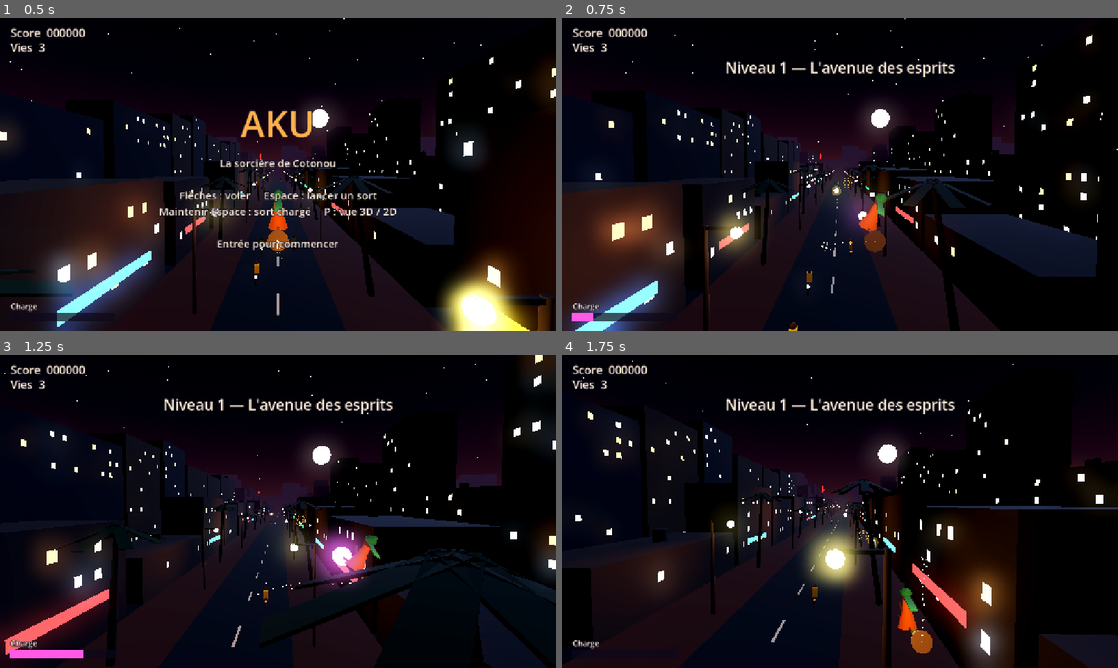
Above: before the commit, frames 1-4 (two rows, left to right).
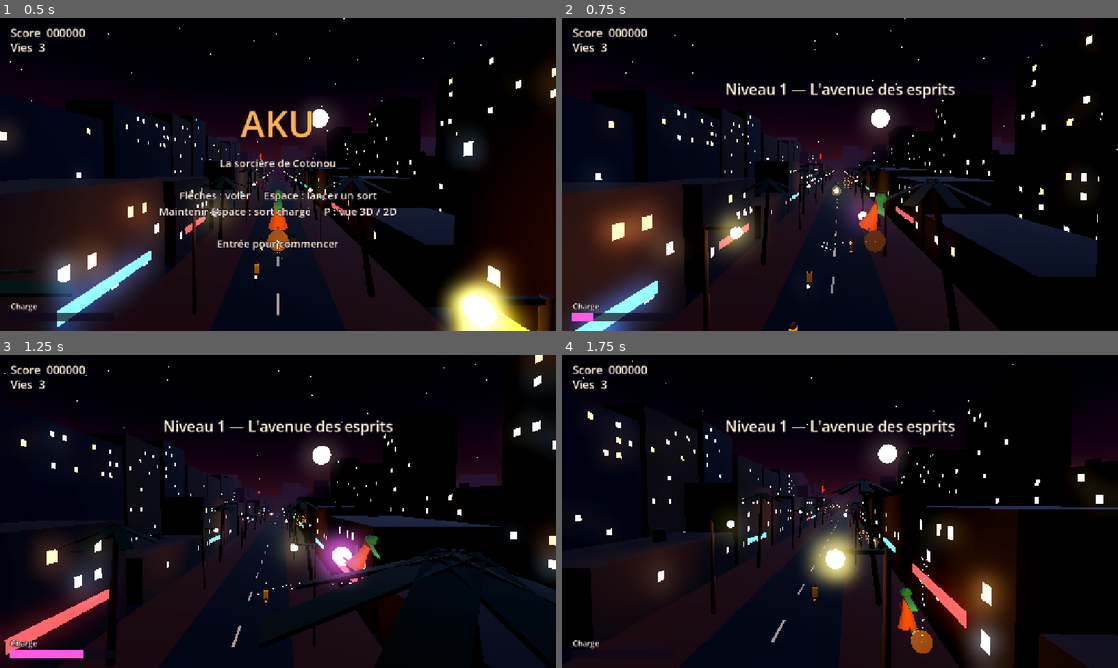
Above: after the commit, the same moments.

Repository: Aliancecore/aku_game
Game: Godot game, scene res://scenes/main.tscn
Two runs of this game, one before a commit and one after it. Both use one fixed random seed, a clock stepped at 60 frames per second and the inputs below.
Inputs:
- Up to frame 1 (0.5 s): no input
- Up to frame 2 (0.75 s): tap Enter (start) at 0.5 s; hold Right (move_right) from 0.53 s (still down); hold Space (shoot) from 0.53 s (still down)
- Up to frame 3 (1.25 s): keep holding Right (move_right); keep holding Space (shoot); tap Enter (start) at 0.8 s
- Up to frame 4 (1.75 s): release Right (move_right) at 1.28 s; release Space (shoot) at 1.28 s; hold Down (move_down) from 1.28 s (still down); tap Enter (start) at 1.35 s; tap Space (shoot) at 1.55 s

Frame 1 is identical in both runs. In frame 2, 1.5% of the frame differs, in the area x 29-71%, y 13-26%; in frame 3, 1.5%; in frame 4, 1.5%.

Commit message:
feat: bonus lâchés par les esprits (force, boules, vitesse, cadence, vie, bouclier)
Les esprits vaincus lâchent des bonus qui dérivent vers la sorcière, avec
un aimant à courte portée. Force, boules de feu en éventail, vitesse et
cadence se cumulent jusqu'au niveau 4 ; vie et bouclier sont ponctuels.
Le boss gagne de la vie selon la puissance de la sorcière. Fonctionne
dans les deux vues (3D et 2D).

Co-Authored-By: Claude Sonnet 5.5 <noreply@anthropic.com>

Diff:
--- /dev/null
+++ b/scripts/bonus.gd
@@ -0,0 +1,67 @@
+class_name Bonus
+extends Node3D
+## Un bonus lâché par un esprit vaincu. Il dérive vers la sorcière (groupe "bonuses") ;
+## game.gd gère le ramassage et l'attraction (aimant).
+
+const KINDS := {
+	"force": {"label": "FORCE", "color": Color(1.0, 0.25, 0.2), "weight": 22},
+	"boules": {"label": "BOULES", "color": Color(1.0, 0.65, 0.1), "weight": 22},
+	"vitesse": {"label": "VITESSE", "color": Color(0.2, 0.85, 1.0), "weight": 18},
+	"cadence": {"label": "CADENCE", "color": Color(0.8, 1.0, 0.2), "weight": 18},
+	"vie": {"label": "VIE", "color": Color(1.0, 0.45, 0.75), "weight": 8},
+	"bouclier": {"label": "BOUCLIER", "color": Color(0.5, 0.6, 1.0), "weight": 12},
+}
+
+var kind := "force"
+var _t := 0.0
+var _ring: MeshInstance3D
+var _core: MeshInstance3D
+
+
+## Tirage au sort pondéré : les bonus de puissance tombent plus souvent que la vie.
+static func random_kind() -> String:
+	var total := 0
+	for k in KINDS:
+		total += int(KINDS[k]["weight"])
+	var roll := randi() % total
+	for k in KINDS:
+		roll -= int(KINDS[k]["weight"])
+		if roll < 0:
+			return k
+	return "force"
+
+
+func setup(p_kind: String, pos: Vector3) -> void:
+	kind = p_kind
+	position = pos
+	add_to_group("bonuses")
+	var color: Color = KINDS[kind]["color"]
+
+	_core = Fx.mesh(self, Fx.sphere(0.5, 14), Fx.mat(color, 4.0))
+	Fx.mesh(self, Fx.sphere(0.85, 14), Fx.mat(Color(color, 0.22), 2.0, true))
+	var torus := TorusMesh.new()
+	torus.inner_radius = 0.95
+	torus.outer_radius = 1.05
+	_ring = Fx.mesh(self, torus, Fx.mat(color, 3.0), Vector3.ZERO, Vector3(PI / 3.0, 0.0, 0.0))
+
+	var label := Label3D.new()
+	label.text = KINDS[kind]["label"]
+	label.font_size = 56
+	label.pixel_size = 0.011
+	label.billboard = BaseMaterial3D.BILLBOARD_ENABLED
+	label.no_depth_test = true
+	label.modulate = color.lightened(0.4)
+	label.outline_size = 10
+	label.outline_modulate = Color(0.03, 0.01, 0.08)
+	label.position = Vector3(0.0, 1.6, 0.0)
+	add_child(label)
+
+
+func _physics_process(delta: float) -> void:
+	_t += delta
+	position.z += GameConfig.BONUS_DROP_SPEED * delta
+	_core.scale = Vector3.ONE * (1.0 + 0.15 * sin(_t * 7.0))
+	_ring.rotation.y += delta * 3.0
+	_ring.rotation.z += delta * 1.5
+	if position.z > GameConfig.DESPAWN_Z:
+		queue_free()
--- a/scripts/config.gd
+++ b/scripts/config.gd
@@ -50,8 +50,22 @@
 const CHARGED_SHOT_RADIUS := 1.4
 const CHARGED_SHOT_DAMAGE := 5          ## Traverse les esprits.
 
+# Bonus lâchés par les esprits. Force, boules, vitesse et cadence se cumulent jusqu'à MAX_POWER.
+const MAX_POWER := 4                    ## Niveau maximum de chaque bonus cumulable.
+const MAX_LIVES := 5
+const BONUS_DROP_SPEED := 11.0          ## Les bonus dérivent vers la sorcière (+Z).
+const BONUS_PICKUP_RADIUS := 1.4        ## Distance de ramassage (en plus du rayon de la sorcière).
+const BONUS_MAGNET_RANGE := 7.0         ## Près de la sorcière, un bonus est attiré vers elle.
+const BONUS_MAGNET_SPEED := 16.0
+const SHIELD_TIME := 6.0                ## Secondes d'invincibilité du bouclier.
+const SPEED_PER_LEVEL := 0.15           ## +15 % de vitesse de vol par niveau.
+const CADENCE_PER_LEVEL := 0.25         ## +25 % de cadence de tir par niveau.
+const SHOT_SPREAD_ANGLE := 0.07         ## Écart (radians) entre deux boules de l'éventail.
+const SHOT_SPREAD_OFFSET := 0.45        ## Écart (mètres) entre deux boules au départ.
+const BOSS_POWER_SCALE := 0.3           ## Le boss gagne 30 % de vie par niveau de bonus de la sorcière.
+
 # Esprits.
-const SPIRIT_SPEED := 22.0              ## Vitesse d'approche vers la caméra.
+const SPIRIT_SPEED := 22.0             ## Vitesse d'approche vers la caméra.
 const SPIRIT_RADIUS := 1.2
 const SINE_AMPLITUDE := 4.0             ## Largeur de la vague.
 const SINE_FREQUENCY := 0.4             ## Vagues par seconde.
--- a/scripts/enemy.gd
+++ b/scripts/enemy.gd
@@ -8,6 +8,7 @@
 var max_health := 1
 var radius := 1.0
 var score := 100
+var drop_chance := 0.0      ## Probabilité de lâcher un bonus quand il est vaincu.
 var color := Color.WHITE
 
 
--- a/scripts/game.gd
+++ b/scripts/game.gd
@@ -37,6 +37,8 @@
 var _start_level := 0
 var _start_time := 0.0
 var _start_side := false
+var _start_power := 0
+var _drop_all := false          ## Chaque esprit vaincu lâche un bonus (pour tester).
 var _auto_t := 0.0
 
 
@@ -69,6 +71,8 @@
 			+ "Maintenir Espace : sort chargé     P : vue 3D / 2D\n\nEntrée pour commencer")
 
 	_read_cli()
+	for kind in witch.power:
+		witch.power[kind] = _start_power
 	if _start_side:
 		_set_side_view(true, false)
 		_view_blend = 1.0
@@ -95,6 +99,7 @@
 	_reticle.position = witch.muzzle() + Vector3(0, 0, -GameConfig.RETICLE_DISTANCE)
 	_reticle.visible = witch.controls_enabled and not side_view
 	hud.update_stats(score, lives, witch.charge / GameConfig.CHARGE_TIME, boss)
+	hud.set_bonuses(_bonus_text())
 
 
 func _physics_process(delta: float) -> void:
@@ -104,8 +109,10 @@
 		State.PLAYING:
 			_run_level(delta)
 			_check_collisions()
+			_update_bonuses(delta)
 		State.LEVEL_CLEAR:
 			_check_collisions()
+			_update_bonuses(delta)
 			_clear_timer -= delta
 			if _clear_timer <= 0.0:
 				_load_level(level_index + 1)
@@ -221,6 +228,9 @@
 	if kind == "boss":
 		boss = Boss.new()
 		boss.setup(self, y)
+		# Plus la sorcière a de bonus, plus le boss est résistant : le combat reste un défi.
+		boss.health = int(boss.health * (1.0 + GameConfig.BOSS_POWER_SCALE * witch.total_power()))
+		boss.max_health = boss.health
 		world.add_child(boss)
 		hud.flash(GameConfig.BOSS_NAME)
 		return
@@ -324,7 +334,65 @@
 			_burst(enemy.position + offset, enemy.color, 10.0)
 		for shot in get_tree().get_nodes_in_group("enemy_shots"):
 			shot.queue_free()
+	elif _drop_all or randf() < enemy.drop_chance:
+		var bonus := Bonus.new()
+		bonus.setup(Bonus.random_kind(), enemy.position)
+		world.add_child(bonus)
 	enemy.queue_free()
+
+
+# --- Bonus ------------------------------------------------------------------------
+
+## Attire les bonus proches de la sorcière et les ramasse quand elle les touche.
+func _update_bonuses(delta: float) -> void:
+	if not witch.controls_enabled:
+		return
+	for node in get_tree().get_nodes_in_group("bonuses"):
+		var bonus := node as Bonus
+		if bonus.is_queued_for_deletion():
+			continue
+		var to := _flat(witch.position) - _flat(bonus.position)
+		var dist := to.length()
+		if dist < witch.radius + GameConfig.BONUS_PICKUP_RADIUS:
+			_collect(bonus)
+		elif dist < GameConfig.BONUS_MAGNET_RANGE:
+			bonus.position += to.normalized() * GameConfig.BONUS_MAGNET_SPEED * delta
+
+
+func _collect(bonus: Bonus) -> void:
+	var info: Dictionary = Bonus.KINDS[bonus.kind]
+	var text: String = info["label"]
+	match bonus.kind:
+		"vie":
+			if lives < GameConfig.MAX_LIVES:
+				lives += 1
+				text = "+1 VIE"
+			else:
+				score += 500
+				text = "VIE MAX  +500"
+		"bouclier":
+			witch.apply_bonus("bouclier")
+			text = "BOUCLIER"
+		_:
+			if witch.apply_bonus(bonus.kind):
+				text = "%s +%d" % [text, witch.power[bonus.kind]]
+			else:
+				score += 200
+				text = "%s MAX  +200" % text
+	_burst(bonus.position, info["color"], 2.5)
+	hud.toast(text, info["color"])
+	bonus.queue_free()
+
+
+## Les bonus actifs, pour l'affichage sous les vies.
+func _bonus_text() -> String:
+	var parts: Array[String] = []
+	for kind in witch.power:
+		if witch.power[kind] > 0:
+			parts.append("%s +%d" % [str(Bonus.KINDS[kind]["label"]).capitalize(), witch.power[kind]])
+	if witch.shield > 0.0:
+		parts.append("Bouclier %d s" % ceili(witch.shield))
+	return "   ".join(parts)
 
 
 func _hurt_player() -> void:
@@ -348,17 +416,27 @@
 # --- Tirs ---------------------------------------------------------------------
 
 func _on_witch_fired(pos: Vector3, charged: bool) -> void:
-	var shot: Shot
 	if charged:
-		shot = Shot.make(pos, Vector3(0, 0, -GameConfig.CHARGED_SHOT_SPEED), Color(1.0, 0.35, 0.9),
+		var big := Shot.make(pos, Vector3(0, 0, -GameConfig.CHARGED_SHOT_SPEED), Color(1.0, 0.35, 0.9),
 				GameConfig.CHARGED_SHOT_RADIUS, "player_shots")
-		shot.damage = GameConfig.CHARGED_SHOT_DAMAGE
-		shot.piercing = true
-	else:
-		shot = Shot.make(pos, Vector3(0, 0, -GameConfig.SHOT_SPEED), Color(1.0, 0.8, 0.3),
-				GameConfig.SHOT_RADIUS, "player_shots")
-		shot.scale = Vector3(1.0, 1.0, 3.0)
-	world.add_child(shot)
+		big.damage = GameConfig.CHARGED_SHOT_DAMAGE + 2 * witch.power["force"]
+		big.piercing = true
+		world.add_child(big)
+		return
+
+	# Le bonus Boules ajoute des boules de feu en éventail. On l'ouvre dans le sens visible :
+	# à l'horizontale en vue 3D (derrière la sorcière), à la verticale en vue 2D (de côté).
+	var count := witch.shot_count()
+	var fan_axis := Vector3.RIGHT if side_view else Vector3.UP
+	var lateral := Vector3.UP if side_view else Vector3.RIGHT
+	for i in count:
+		var k := i - (count - 1) / 2.0
+		var dir := Vector3(0, 0, -1).rotated(fan_axis, k * GameConfig.SHOT_SPREAD_ANGLE)
+		var shot := Shot.make(pos + lateral * k * GameConfig.SHOT_SPREAD_OFFSET, dir * GameConfig.SHOT_SPEED,
+				Color(1.0, 0.8, 0.3), GameConfig.SHOT_RADIUS, "player_shots")
+		shot.damage = witch.damage()
+		shot.basis = Basis.looking_at(dir, Vector3.UP).scaled_local(Vector3(1.0, 1.0, 3.0))
+		world.add_child(shot)
 
 
 ## Un esprit tire une boule vers la sorcière.
@@ -441,6 +519,10 @@
 		elif arg.begins_with("--screenshot="):
 			_shot_path = value
 			_autoplay = true
+		elif arg == "--drop-all":
+			_drop_all = true
+		elif arg.begins_with("--power="):
+			_start_power = clampi(int(value), 0, GameConfig.MAX_POWER)
 		elif arg.begins_with("--view="):
 			_start_side = value == "2d"
 		elif arg.begins_with("--level="):
--- a/scripts/hud.gd
+++ b/scripts/hud.gd
@@ -12,6 +12,9 @@
 var _boss_bar: ProgressBar
 var _boss_name: Label
 var _level_timer := 0.0
+var _bonus_label: Label
+var _toast: Label
+var _toast_timer := 0.0
 
 
 func _ready() -> void:
@@ -19,11 +22,19 @@
 	_score.position = Vector2(24, 16)
 	_lives = _label(26)
 	_lives.position = Vector2(24, 50)
+	_bonus_label = _label(20)
+	_bonus_label.position = Vector2(24, 90)
+
+	_toast = _label(32)
+	_toast.horizontal_alignment = HORIZONTAL_ALIGNMENT_CENTER
+	_toast.anchor_right = 1.0
+	_toast.offset_top = 200
+	_toast.visible = false
 
 	_level = _label(34)
 	_level.horizontal_alignment = HORIZONTAL_ALIGNMENT_CENTER
 	_level.anchor_right = 1.0
-	_level.offset_top = 90
+	_level.offset_top = 140
 	_level.visible = false
 
 	var charge_label := _label(18)
@@ -69,6 +80,10 @@
 
 
 func _process(delta: float) -> void:
+	if _toast_timer > 0.0:
+		_toast_timer -= delta
+		_toast.modulate.a = clampf(_toast_timer / 0.5, 0.0, 1.0)
+		_toast.visible = _toast_timer > 0.0
 	if _level_timer > 0.0:
 		_level_timer -= delta
 		_level.modulate.a = clampf(_level_timer, 0.0, 1.0)
@@ -84,6 +99,20 @@
 	_boss_name.visible = has_boss
 	if has_boss:
 		_boss_bar.value = 100.0 * boss.health / boss.max_health
+
+
+## Liste des bonus actifs, sous les vies.
+func set_bonuses(text: String) -> void:
+	_bonus_label.text = text
+
+
+## Petit message coloré quand on ramasse un bonus.
+func toast(text: String, color: Color) -> void:
+	_toast.text = text
+	_toast.add_theme_color_override("font_color", color.lightened(0.3))
+	_toast_timer = 1.6
+	_toast.modulate.a = 1.0
+	_toast.visible = true
 
 
 func flash(text: String) -> void:
--- a/scripts/spirit.gd
+++ b/scripts/spirit.gd
@@ -31,6 +31,7 @@
 			color = Color(1.0, 0.22, 0.18)
 			health = 3
 			score = 300
+			drop_chance = 0.55
 			radius = 1.5
 			speed = GameConfig.SPIRIT_SPEED * 0.8
 			fire_cooldown = 1.4
@@ -38,6 +39,7 @@
 			color = Color(0.45, 1.0, 0.75)
 			health = 1
 			score = 100
+			drop_chance = 0.2
 			fire_cooldown = 2.6
 	max_health = health
 	_fire_timer = randf_range(0.5, fire_cooldown)
--- a/scripts/witch.gd
+++ b/scripts/witch.gd
@@ -10,6 +10,9 @@
 var side_view := false      ## Vue 2D (touche P) : ←/→ la font avancer/reculer vers la droite/gauche de l'écran.
 var invincible := 0.0
 var charge := 0.0
+## Niveaux des bonus cumulables (0 = aucun, jusqu'à GameConfig.MAX_POWER).
+var power := {"force": 0, "boules": 0, "vitesse": 0, "cadence": 0}
+var shield := 0.0           ## Secondes de bouclier restantes.
 
 var _cooldown := 0.0
 var _charging := false
@@ -17,6 +20,7 @@
 var _tilt: Node3D          ## Roulis et tangage quand elle se déplace.
 var _body: Node3D          ## Le modèle, tourné pour regarder vers -Z.
 var _charge_orb: MeshInstance3D
+var _shield_mesh: MeshInstance3D
 
 
 func _ready() -> void:
@@ -81,10 +85,23 @@
 	_charge_orb = Fx.mesh(_body, Fx.sphere(0.6), Fx.mat(Color(1.0, 0.35, 0.9), 5.0), Vector3(2.3, 0, 0))
 	_charge_orb.visible = false
 
+	# Bulle du bouclier.
+	_shield_mesh = Fx.mesh(self, Fx.sphere(1.9, 20), Fx.mat(Color(0.45, 0.6, 1.0, 0.25), 2.0, true),
+			Vector3(0, 0.6, 0))
+	_shield_mesh.visible = false
+
 
 func _physics_process(delta: float) -> void:
 	_time += delta
 	_tilt.position.y = sin(_time * 3.0) * 0.12
+
+	if shield > 0.0:
+		shield -= delta
+		# Clignote pendant la dernière seconde et demie pour prévenir que ça s'arrête.
+		_shield_mesh.visible = shield > 1.5 or int(shield * 10.0) % 2 == 0
+		_shield_mesh.scale = Vector3.ONE * (1.0 + 0.04 * sin(_time * 8.0))
+	else:
+		_shield_mesh.visible = false
 
 	if invincible > 0.0:
 		invincible -= delta
@@ -96,7 +113,7 @@
 		return
 
 	var dir := Input.get_vector("move_left", "move_right", "move_down", "move_up")
-	var step := GameConfig.PLAYER_SPEED * delta
+	var step := move_speed() * delta
 	position.y += dir.y * step
 	if side_view:
 		# Vue de côté : la droite de l'écran est le -Z du jeu ; on se recale sur x = 0.
@@ -121,7 +138,7 @@
 		_charging = true
 		charge = 0.0
 		if _cooldown <= 0.0:
-			_cooldown = GameConfig.PLAYER_FIRE_COOLDOWN
+			_cooldown = fire_cooldown()
 			fired.emit(muzzle(), false)
 	if _charging and Input.is_action_pressed("shoot"):
 		charge = minf(charge + delta, GameConfig.CHARGE_TIME)
@@ -141,9 +158,46 @@
 	return position + Vector3(0.0, _tilt.position.y, -2.4)
 
 
+## Dégâts d'un sort : 1, plus 1 par niveau de Force.
+func damage() -> int:
+	return 1 + power["force"]
+
+
+## Nombre de boules de feu par tir : 1, plus 1 par niveau de Boules.
+func shot_count() -> int:
+	return 1 + power["boules"]
+
+
+func move_speed() -> float:
+	return GameConfig.PLAYER_SPEED * (1.0 + GameConfig.SPEED_PER_LEVEL * power["vitesse"])
+
+
+func fire_cooldown() -> float:
+	return GameConfig.PLAYER_FIRE_COOLDOWN / (1.0 + GameConfig.CADENCE_PER_LEVEL * power["cadence"])
+
+
+## Somme des niveaux de bonus : sert à durcir le boss quand la sorcière est très puissante.
+func total_power() -> int:
+	var total := 0
+	for k in power:
+		total += power[k]
+	return total
+
+
+## Applique un bonus cumulable ou le bouclier. Renvoie false si le niveau est déjà au maximum.
+func apply_bonus(kind: String) -> bool:
+	if kind == "bouclier":
+		shield = GameConfig.SHIELD_TIME
+		return true
+	if not power.has(kind) or power[kind] >= GameConfig.MAX_POWER:
+		return false
+	power[kind] += 1
+	return true
+
+
 ## La sorcière peut-elle être touchée maintenant ?
 func is_hittable() -> bool:
-	return controls_enabled and invincible <= 0.0
+	return controls_enabled and invincible <= 0.0 and shield <= 0.0
 
 
 func hurt() -> void:
Not shown, added: scripts/bonus.gd.uid
